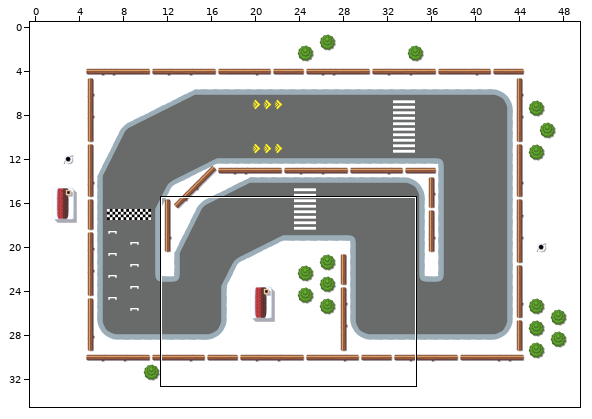
Two versions of a level (Tiled map, core/assets/maps/race.tmx). The picture above shows the old version from afar; the outline marks the close-up.
Close-up. Earlier state:
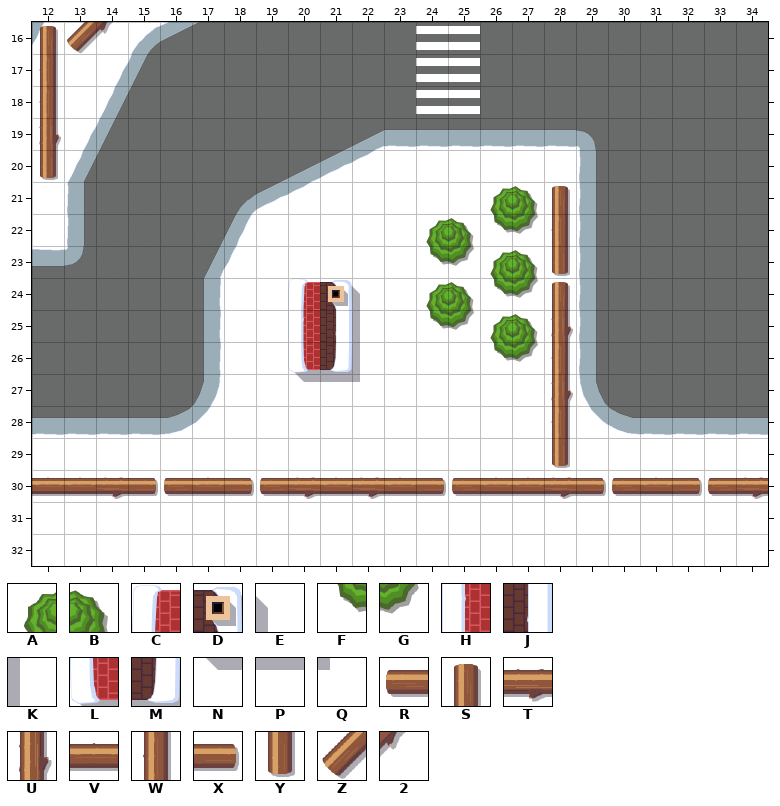
Cells are 64x64 px. Shown: x 12..34, y 16..32.
Key: from "snow": A 48, B 49, C 51, D 52, E 53, F 56, G 57, H 59, J 60, K 61, L 67, M 68, N 75, P 76, Q 77, R 88, S 88 flipped on the diagonal, T 89, U 89 flipped on the diagonal, V 90, W 90 flipped on the diagonal, X 91, Y 91 flipped on the diagonal, Z 108, 2 109.
_ is an empty cell.
Layers that did not change in this view are not listed.
Layer "Obstacles" before, first column x 12:
16 SZ2____________________
17 W______________________
18 W______________________
19 U______________________
20 Y______________________
21 ______________ABS______
22 ____________ABFGW______
23 ____________FGABY______
24 ________CDE_ABFGS______
25 ________HJK_FGABU______
26 ________LMK___FGW______
27 ________NPQ_____U______
28 ________________W______
29 ________________Y______
30 VVTXRVXRTVTVXRVVTXRVXRT
31 _______________________
32 _______________________
The result:
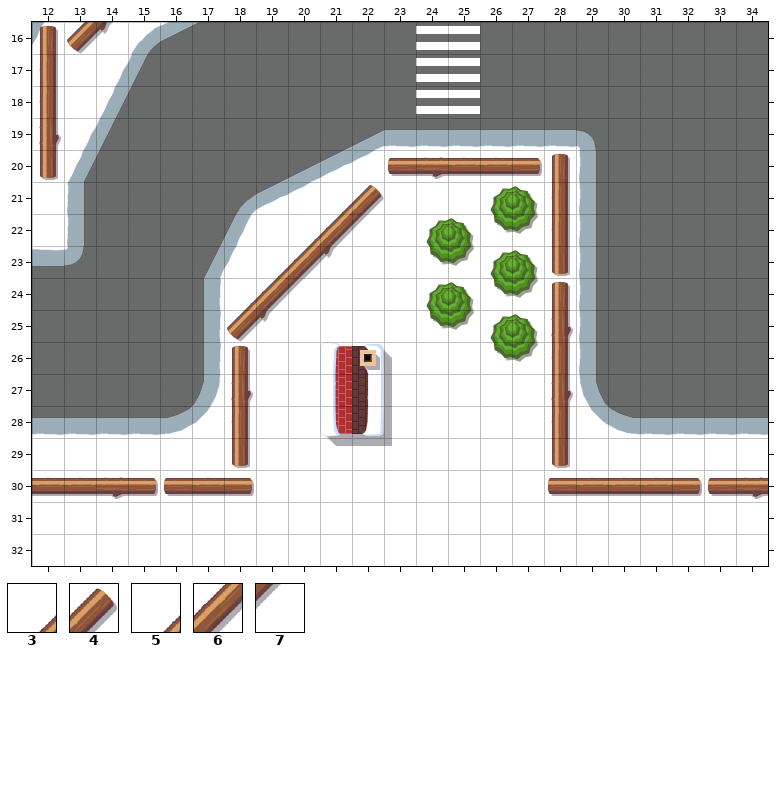
Further tiles: from "snow": 3 93, 4 94, 5 100, 6 101, 7 102.
Difference:
Layer "Obstacles":
y 20: x 23..28 ______ -> RTVVXS
y 21: x 21..22 __ -> 34; x 28 S -> W
y 22: x 20..22 ___ -> 567
y 23: x 19..21 ___ -> 362
y 24: x 18..22 __CDE -> 567__
y 25: x 18..22 __HJK -> Z2___
y 26: x 18 _ -> S; x 20..23 LMK_ -> _CDE
y 27: x 18 _ -> U; x 20..23 NPQ_ -> _HJK
y 28: x 18 _ -> W; x 21..23 ___ -> LMK
y 29: x 18 _ -> Y; x 21..23 ___ -> NPQ
y 30: x 19..30 RTVTVXRVVTXR -> _________RVV
Pixel boxes of the changes (left, top, right, bottom) in both close-ups:
changed: (227, 154, 640, 499)
